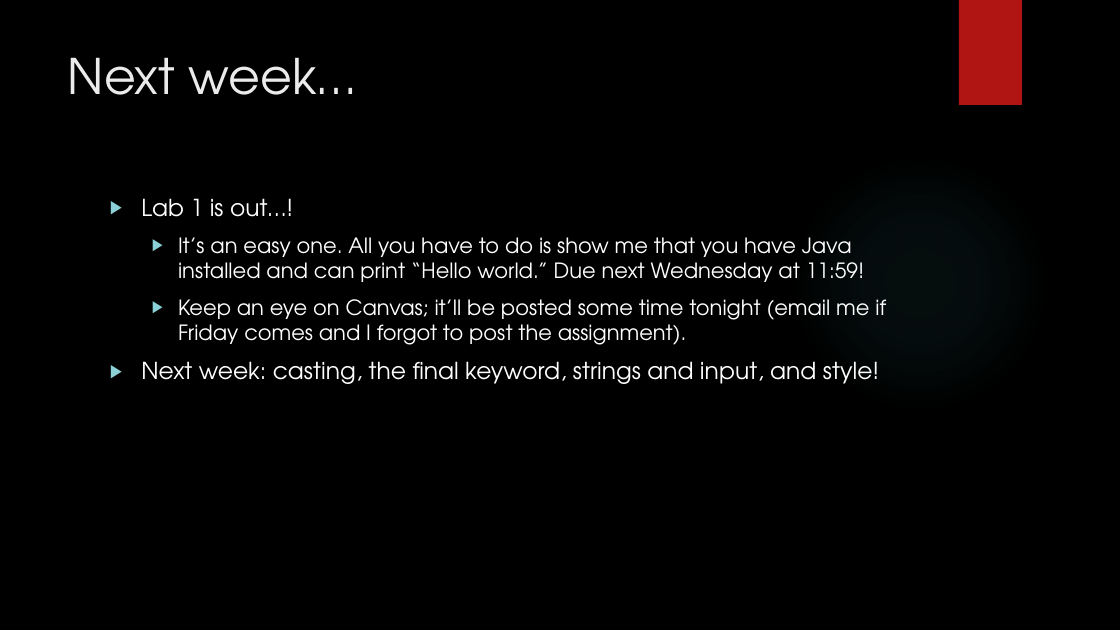
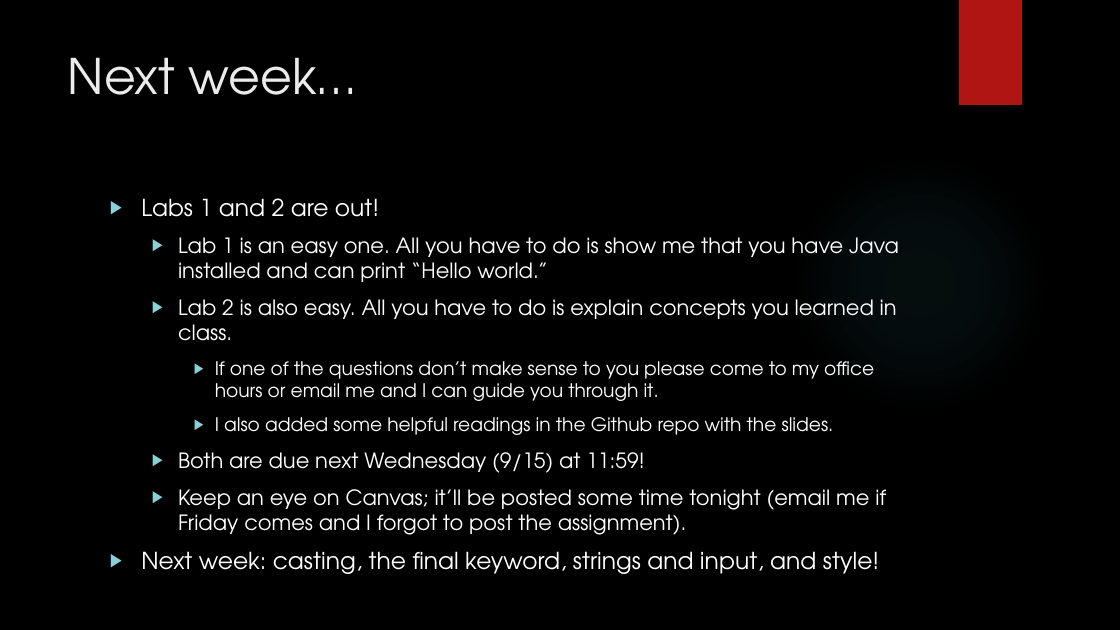
Before and after one commit to michaelbartlett17/cs7-recs, a slide deck: slide 18 of Slides/0909Recitation.pptx. Drawn at 1120x630 pixels with LibreOffice and Linux fonts; fonts in the diff are those of the drawing; background and template pictures are left out. Boxes give left, top, right and bottom in pixels: in the first picture for what was removed or moved away, otherwise in the second. Text is boxed around its words. In the diff, an @@ line names an element or a change of style, - is before the commit and + after.

```diff
--- a/Slides/0909Recitation.pptx
+++ b/Slides/0909Recitation.pptx
@@ text at (141, 198, 899, 473): text changed @@
-▶ Lab 1 is out…!
-  ▶ It’s an easy one. All you have to do is show me that you have Java installed and can print “Hello world.” Due next Wednesday at 11:59!
+▶ Labs 1 and 2 are out!
+  ▶ Lab 1 is an easy one. All you have to do is show me that you have Java installed and can print “Hello world.”
+  ▶ Lab 2 is also easy. All you have to do is explain concepts you learned in class.
+    ▶ If one of the questions don’t make sense to you please come to my office hours or email me and I can guide you through it.
+    ▶ I also added some helpful readings in the Github repo with the slides.
+  ▶ Both are due next Wednesday (9/15) at 11:59!
```
Also in this commit, not shown: 1 other slide changed, 1 other file.
